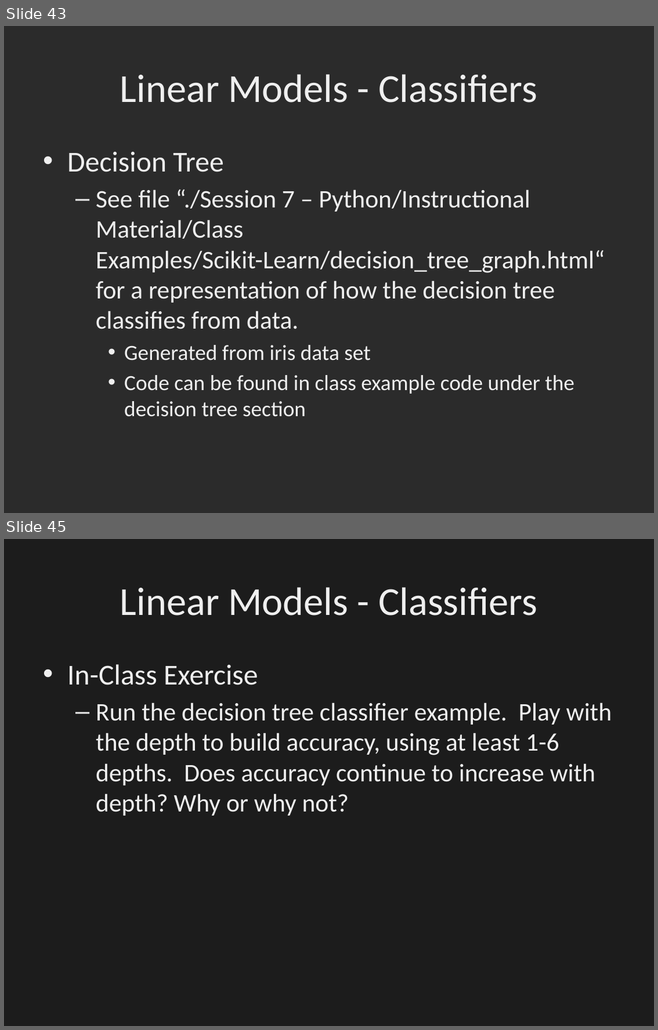
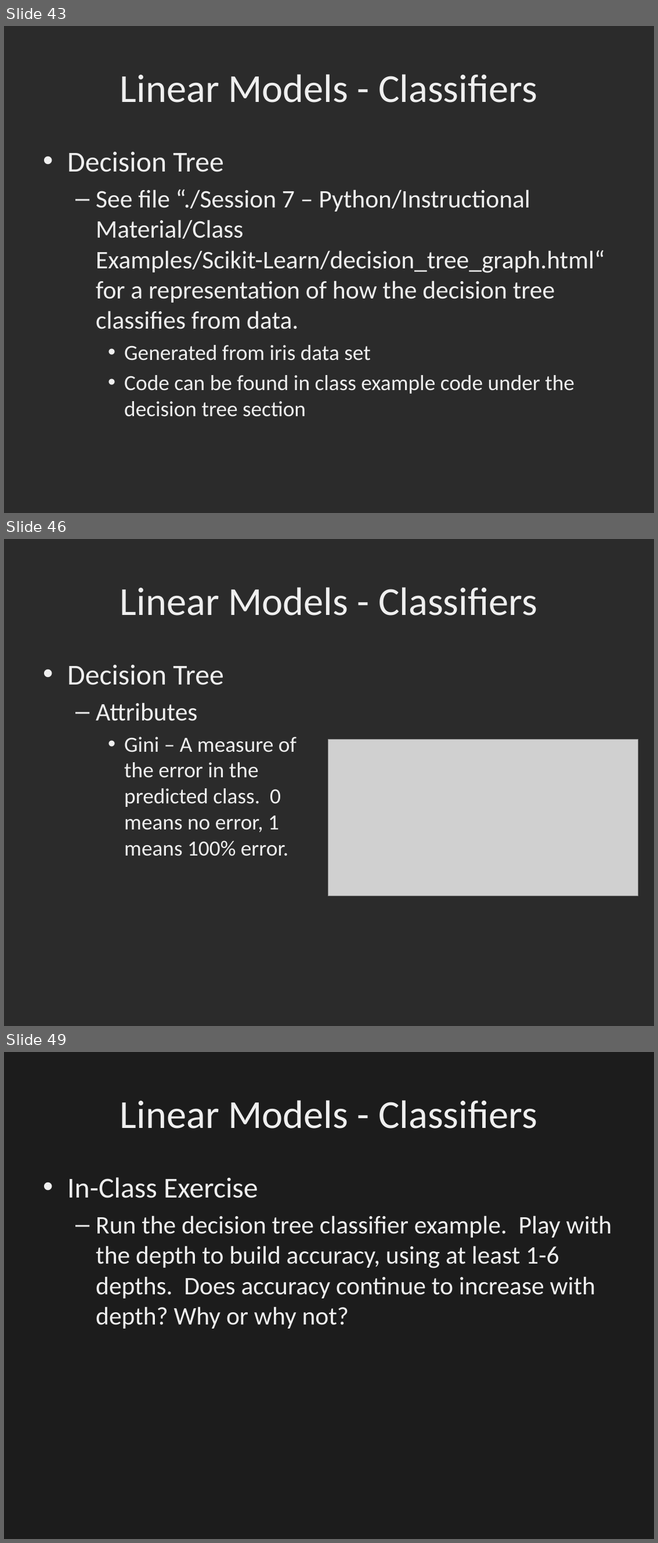
Before and after one commit to dbowmans46/PracticalProgramming, a slide deck: Session 7 - Python/Instructional Material/Session 7 - Python Brief Intro to Machine Learning with Scikit Learn.pptx. Shown one above the other, each under a label of ours: slides 43 and 45 before the commit, slides 43, 46 and 49 after it; the slides between them are not shown. The pictures are 658x1030 and 658x1543 pixels, drawn with LibreOffice and Linux fonts; fonts in the diff are those of the drawing; grey boxes stand for pictures; background and template pictures are left out; a plain dark background stands for a picture behind light text. Boxes give left, top, right and bottom in pixels: in the first picture for what was removed or moved away, otherwise in the second. Text is boxed around its words. In the diff, an @@ line names an element or a change of style, - is before the commit and + after.

Commit message:
Model evaluation slides added, added additional decision tree slides.

```diff
--- a/Session 7 - Python/Instructional Material/Session 7 - Python Brief Intro to Machine Learning with Scikit Learn.pptx
+++ b/Session 7 - Python/Instructional Material/Session 7 - Python Brief Intro to Machine Learning with Scikit Learn.pptx
@@ slide 46 added at bbox=[4, 539, 654, 1026], background picture (left out) @@
@@ title added at bbox=[120, 587, 537, 616], 44 pt, text #EFEFEF @@
+Linear Models - Classifiers
@@ text added at bbox=[67, 665, 296, 856], 24 pt, text #EFEFEF @@
+• Decision Tree
+  – Attributes
+    • Gini – A measure of the error in the predicted class. 0 means no error, 1 means 100% error.
@@ picture added at bbox=[328, 739, 638, 896] @@
@@ what was slide 45 is now slide 49 @@
```
Also in this commit, not shown: 3 slides changed, 26 other slides added.
